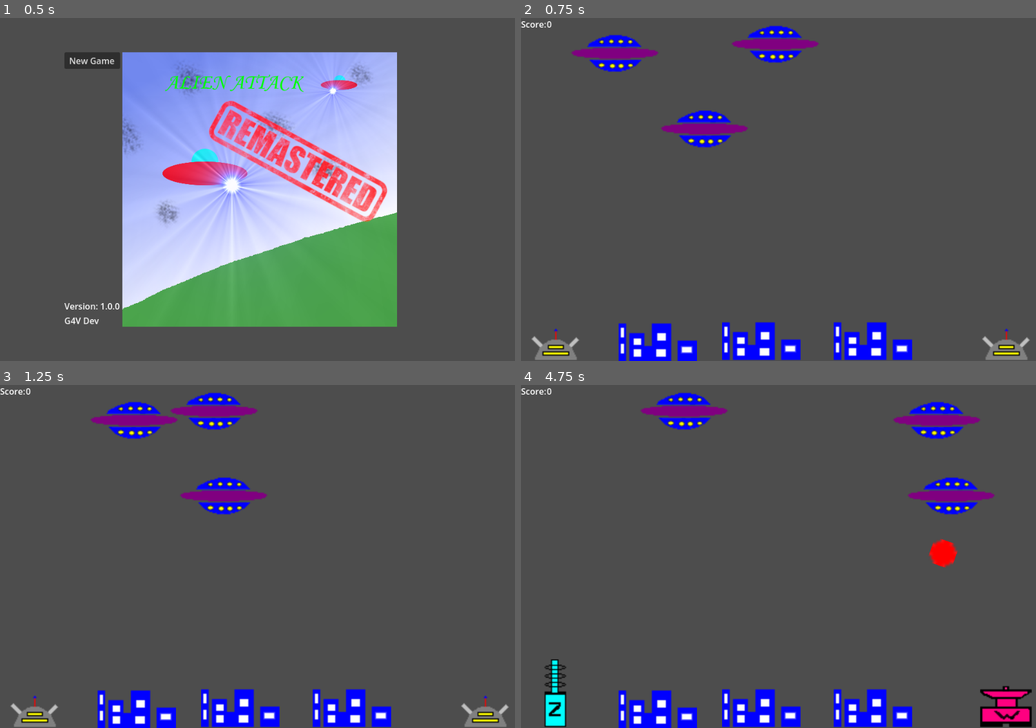
Above: before the commit, frames 1-4 (two rows, left to right).
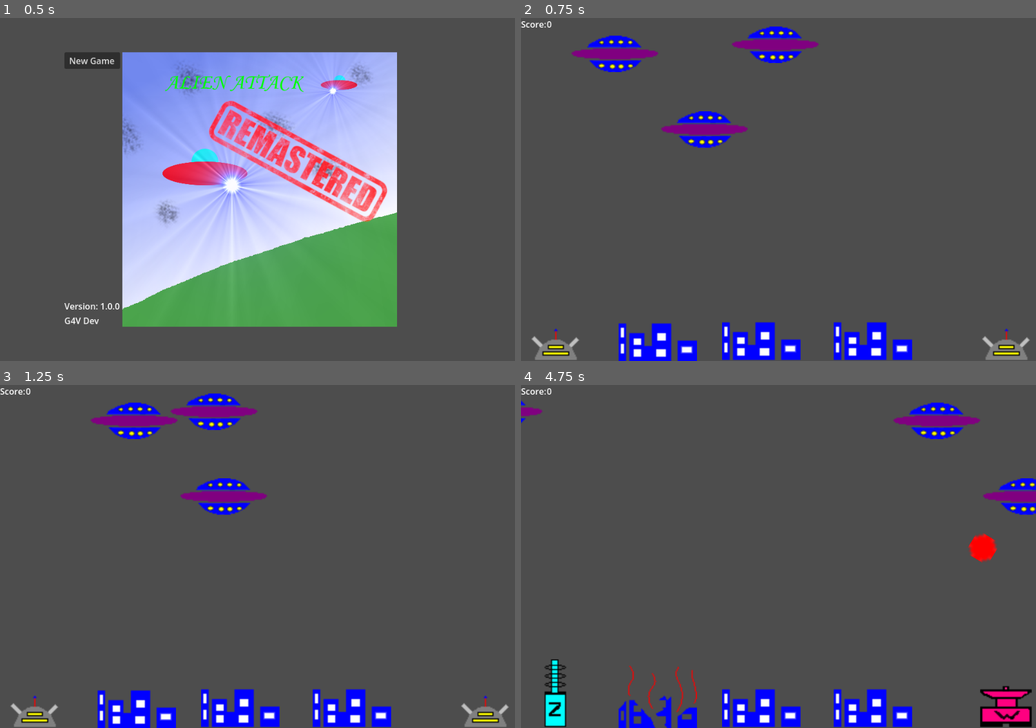
Above: after the commit, the same moments.

Repository: halkeye/AlienAttackGodot
Game: Godot game, scene res://scenes/main_menu.tscn
The game is run twice, just before and just after one commit, with the same random seed, the same clock (stepped at 60 frames per second) and the same inputs.
Inputs (mouse positions are in pixels of both pictures, inside the frame that each line leads up to):
- Up to frame 1 (0.5 s): no input
- Up to frame 2 (0.75 s): click "New Game" at 0.5 s
- Up to frame 3 (1.25 s): no input
- Up to frame 4 (4.75 s): click (557, 693) at 1.25 s; click (1005, 693) at 2 s; click (557, 693) at 2.75 s; click (1005, 693) at 3.5 s; click (557, 693) at 4.25 s

Frame 1 is identical in both runs. In frame 2, 1.0% of the frame differs, in the area x 9-58%, y 2-38%; in frame 3, 1.0%; in frame 4, 4.6%, in the area x 0-100%, y 2-100%.

Commit message:
Big big cleanup
* UFOs now handle going off screen themselves
* Switch over most things to being an area2d, so no sliding physics, just if it hits or not
* move scripts to scripts directory for easier scene switching
* Add in all ufo state images

Diff:
--- a/scenes/bullet.gd
+++ /dev/null
@@ -1,32 +0,0 @@
-extends CharacterBody2D
-class_name Bullet
-
-@export var damage: int = 1
-
-# Called when the node enters the scene tree for the first time.
-func _ready():
-	pass # Replace with function body.
-
-# Called every frame. 'delta' is the elapsed time since the previous frame.
-func _process(delta):
-	pass
-
-var speed = 750
-
-func start(_position, _direction):
-	rotation = _direction
-	position = _position
-	velocity = Vector2(speed, 0).rotated(rotation)
-
-func _physics_process(delta):
-	var collision = move_and_collide(velocity * delta)
-	if collision:
-		if collision.get_collider().has_method("damage"):
-			collision.get_collider().damage(damage)
-		queue_free()
-
-func _on_visible_on_screen_notifier_2d_screen_exited():
-	queue_free()
-
-func _to_string():
-	return "<CharacterBody2D position="+str(position)+" velocity="+str(velocity)+" rotation="+str(rotation)+">"
--- a/scenes/bullet.tscn
+++ b/scenes/bullet.tscn
@@ -1,14 +1,14 @@
 [gd_scene load_steps=4 format=3 uid="uid://c1sg61qpco36d"]
 
 [ext_resource type="Texture2D" uid="uid://l4wxq3lxuvcr" path="res://sprites/Bullet.PNG" id="1_3bvqv"]
-[ext_resource type="Script" path="res://scenes/bullet.gd" id="1_fsaam"]
+[ext_resource type="Script" path="res://scripts/bullet.gd" id="1_ohaky"]
 
 [sub_resource type="CircleShape2D" id="CircleShape2D_eh6la"]
 radius = 4.0
 
-[node name="bullet" type="CharacterBody2D"]
+[node name="bullet" type="Area2D"]
 collision_mask = 2
-script = ExtResource("1_fsaam")
+script = ExtResource("1_ohaky")
 
 [node name="Bullet" type="Sprite2D" parent="."]
 scale = Vector2(6, 6)
@@ -19,4 +19,5 @@
 [node name="CollisionShape2D" type="CollisionShape2D" parent="."]
 shape = SubResource("CircleShape2D_eh6la")
 
+[connection signal="area_entered" from="." to="." method="_on_area_entered"]
 [connection signal="screen_exited" from="VisibleOnScreenNotifier2D" to="." method="_on_visible_on_screen_notifier_2d_screen_exited"]
--- a/scenes/city.tscn
+++ b/scenes/city.tscn
@@ -1,15 +1,15 @@
 [gd_scene load_steps=4 format=3 uid="uid://diqwmmt6lahvb"]
 
+[ext_resource type="Script" path="res://scripts/city.gd" id="1_2h8wi"]
 [ext_resource type="Texture2D" uid="uid://5rr4fhfeon6k" path="res://sprites/City.png" id="1_rpra2"]
-[ext_resource type="Script" path="res://scenes/city.gd" id="1_v8tpo"]
 
 [sub_resource type="RectangleShape2D" id="RectangleShape2D_vw8vn"]
 size = Vector2(74, 42)
 
-[node name="City" type="CharacterBody2D"]
+[node name="City" type="Area2D"]
 collision_layer = 4
 collision_mask = 0
-script = ExtResource("1_v8tpo")
+script = ExtResource("1_2h8wi")
 
 [node name="Sprite" type="Sprite2D" parent="."]
 texture = ExtResource("1_rpra2")
--- a/scenes/main.tscn
+++ b/scenes/main.tscn
@@ -1,6 +1,6 @@
-[gd_scene load_steps=8 format=3 uid="uid://g0jaoevp4k4b"]
+[gd_scene load_steps=7 format=3 uid="uid://g0jaoevp4k4b"]
 
-[ext_resource type="Script" path="res://scenes/main.gd" id="1_1xagb"]
+[ext_resource type="Script" path="res://scripts/main.gd" id="1_ygm3h"]
 [ext_resource type="PackedScene" uid="uid://diqwmmt6lahvb" path="res://scenes/city.tscn" id="2_7k887"]
 [ext_resource type="PackedScene" uid="uid://c1sg61qpco36d" path="res://scenes/bullet.tscn" id="2_j6tu8"]
 [ext_resource type="PackedScene" uid="uid://dc24bqyqq7dn4" path="res://scenes/ufo.tscn" id="2_mxiys"]
@@ -12,13 +12,9 @@
 }
 point_count = 2
 
-[sub_resource type="RectangleShape2D" id="RectangleShape2D_dwpw8"]
-size = Vector2(20, 719.5)
-
-[node name="Node2D" type="Node2D" node_paths=PackedStringArray("ufos")]
-script = ExtResource("1_1xagb")
+[node name="Node2D" type="Node2D"]
+script = ExtResource("1_ygm3h")
 bullet_scene = ExtResource("2_j6tu8")
-ufos = [NodePath("UFO1"), NodePath("UFO2"), NodePath("UFO3")]
 
 [node name="Score" type="Node" parent="."]
 
@@ -35,27 +31,27 @@
 text = "0
 "
 
-[node name="City1" parent="." instance=ExtResource("2_7k887")]
+[node name="City1" parent="." groups=["cities"] instance=ExtResource("2_7k887")]
 position = Vector2(182, 524)
 scale = Vector2(2, 2)
 
-[node name="City2" parent="." instance=ExtResource("2_7k887")]
+[node name="City2" parent="." groups=["cities"] instance=ExtResource("2_7k887")]
 position = Vector2(375, 522)
 scale = Vector2(2, 2)
 
-[node name="City3" parent="." instance=ExtResource("2_7k887")]
+[node name="City3" parent="." groups=["cities"] instance=ExtResource("2_7k887")]
 position = Vector2(583, 522)
 scale = Vector2(2, 2)
 
-[node name="UFO1" parent="." instance=ExtResource("2_mxiys")]
+[node name="UFO1" parent="." groups=["ufos"] instance=ExtResource("2_mxiys")]
 position = Vector2(150, 67)
 scale = Vector2(2, 2)
 
-[node name="UFO2" parent="." instance=ExtResource("2_mxiys")]
+[node name="UFO2" parent="." groups=["ufos"] instance=ExtResource("2_mxiys")]
 position = Vector2(317, 208)
 scale = Vector2(2, 2)
 
-[node name="UFO3" parent="." instance=ExtResource("2_mxiys")]
+[node name="UFO3" parent="." groups=["ufos"] instance=ExtResource("2_mxiys")]
 position = Vector2(499, 50)
 scale = Vector2(2, 2)
 
@@ -69,37 +65,18 @@
 [node name="PathFollow2D" type="PathFollow2D" parent="UFOTargetPath"]
 position = Vector2(128, 576)
 
-[node name="Weapon" parent="." instance=ExtResource("4_edgso")]
+[node name="Weapon" parent="." groups=["weapons"] instance=ExtResource("4_edgso")]
 offset_left = 16.0
 offset_top = 512.0
 offset_right = 64.0
 offset_bottom = 575.0
 scale = Vector2(2, 2)
 
-[node name="Weapon2" parent="." instance=ExtResource("4_edgso")]
+[node name="Weapon2" parent="." groups=["weapons"] instance=ExtResource("4_edgso")]
 offset_left = 856.0
 offset_top = 512.0
 offset_right = 904.0
 offset_bottom = 575.0
 scale = Vector2(2, 2)
 
-[node name="LeftWall" type="Area2D" parent="."]
-collision_layer = 15
-collision_mask = 15
-
-[node name="CollisionShape2D" type="CollisionShape2D" parent="LeftWall"]
-position = Vector2(0, 280)
-shape = SubResource("RectangleShape2D_dwpw8")
-
-[node name="RightWall" type="Area2D" parent="."]
-collision_layer = 15
-collision_mask = 15
-
-[node name="CollisionShape2D" type="CollisionShape2D" parent="RightWall"]
-position = Vector2(960, 288)
-shape = SubResource("RectangleShape2D_dwpw8")
-
-[connection signal="health_depleted" from="UFO1" to="." method="_on_ufo_health_depleted"]
 [connection signal="timeout" from="UFOFireTimer" to="." method="_on_ufo_fire_timer_timeout"]
-[connection signal="body_entered" from="LeftWall" to="." method="_on_left_wall_body_entered"]
-[connection signal="body_entered" from="RightWall" to="." method="_on_right_wall_body_entered"]
--- a/scenes/main_menu.tscn
+++ b/scenes/main_menu.tscn
@@ -1,6 +1,6 @@
 [gd_scene load_steps=3 format=3 uid="uid://by53gn62dlhjt"]
 
-[ext_resource type="Script" path="res://scenes/main_menu.gd" id="1_777h8"]
+[ext_resource type="Script" path="res://scripts/main_menu.gd" id="1_777h8"]
 [ext_resource type="Texture2D" uid="uid://dsm30pxk170dw" path="res://artwork/splash/SplashRemastered.png" id="2_htqyp"]
 
 [node name="MainMenu" type="MarginContainer"]
--- /dev/null
+++ b/scenes/test/test_ufos.tscn
@@ -0,0 +1,11 @@
+[gd_scene load_steps=3 format=3 uid="uid://brkik230ark7q"]
+
+[ext_resource type="Script" path="res://scripts/main.gd" id="1_kvj65"]
+[ext_resource type="PackedScene" uid="uid://dc24bqyqq7dn4" path="res://scenes/ufo.tscn" id="2_7s2um"]
+
+[node name="TestUfos" type="Node2D"]
+script = ExtResource("1_kvj65")
+
+[node name="UFO1" parent="." groups=["ufos"] instance=ExtResource("2_7s2um")]
+position = Vector2(150, 67)
+scale = Vector2(2, 2)
--- a/scenes/ufo.tscn
+++ b/scenes/ufo.tscn
@@ -1,22 +1,44 @@
-[gd_scene load_steps=4 format=3 uid="uid://dc24bqyqq7dn4"]
+[gd_scene load_steps=7 format=3 uid="uid://dc24bqyqq7dn4"]
 
-[ext_resource type="Script" path="res://scenes/ufo.gd" id="1_xsc54"]
-[ext_resource type="Texture2D" uid="uid://c6ucnqhk06606" path="res://sprites/UFO.png" id="2_eiiit"]
+[ext_resource type="Script" path="res://scripts/ufo.gd" id="1_aav8l"]
+[ext_resource type="Texture2D" uid="uid://c6ucnqhk06606" path="res://sprites/ufo/ufo.png" id="2_adu61"]
+[ext_resource type="Texture2D" uid="uid://bhh6wls5np1ja" path="res://sprites/ufo/burn.png" id="3_u4t8o"]
+[ext_resource type="Texture2D" uid="uid://dutnfcox0gryp" path="res://sprites/ufo/exploded.png" id="4_a3rep"]
+[ext_resource type="Texture2D" uid="uid://bwh7ovltugoyo" path="res://sprites/ufo/zapped.png" id="5_2u2yt"]
 
 [sub_resource type="CapsuleShape2D" id="CapsuleShape2D_12iq2"]
 radius = 17.0
 height = 82.0
 
-[node name="UFO" type="CharacterBody2D"]
+[node name="UFO" type="Area2D"]
 collision_layer = 2
 collision_mask = 0
-motion_mode = 1
-wall_min_slide_angle = 0.0
-script = ExtResource("1_xsc54")
+script = ExtResource("1_aav8l")
 
 [node name="CollisionShape2D" type="CollisionShape2D" parent="."]
 rotation = 1.5708
 shape = SubResource("CapsuleShape2D_12iq2")
 
-[node name="Sprite" type="Sprite2D" parent="."]
-texture = ExtResource("2_eiiit")
+[node name="VisibleOnScreenNotifier2D" type="VisibleOnScreenNotifier2D" parent="."]
+position = Vector2(-41, -0.500001)
+scale = Vector2(4.1, 1.75)
+rect = Rect2(0, -10, 20, 20)
+
+[node name="Ufo" type="Sprite2D" parent="."]
+texture = ExtResource("2_adu61")
+
+[node name="Burn" type="Sprite2D" parent="."]
+visible = false
+texture = ExtResource("3_u4t8o")
+
+[node name="Exploded" type="Sprite2D" parent="."]
+visible = false
+texture = ExtResource("4_a3rep")
+
+[node name="Zapped" type="Sprite2D" parent="."]
+visible = false
+position = Vector2(0, -1)
+texture = ExtResource("5_2u2yt")
+
+[connection signal="area_entered" from="." to="." method="_on_area_entered"]
+[connection signal="screen_exited" from="VisibleOnScreenNotifier2D" to="." method="_on_visible_on_screen_notifier_2d_screen_exited"]
--- a/scenes/weapon.tscn
+++ b/scenes/weapon.tscn
@@ -1,6 +1,6 @@
 [gd_scene load_steps=3 format=3 uid="uid://bqlch05ol3ig3"]
 
-[ext_resource type="Script" path="res://scenes/weapon.gd" id="1_vchuq"]
+[ext_resource type="Script" path="res://scripts/weapon.gd" id="1_vchuq"]
 [ext_resource type="Texture2D" uid="uid://ciao30641xgpe" path="res://sprites/weapons/Basic Gun.png" id="1_y6p8q"]
 
 [node name="Weapon" type="TextureButton"]
--- /dev/null
+++ b/scripts/bullet.gd
@@ -0,0 +1,31 @@
+extends Area2D
+class_name Bullet
+
+@export var damage: int = 1
+@export var speed: int = 750
+
+var velocity: Vector2 = Vector2.ZERO
+
+func _ready():
+	pass
+
+func _process(delta):
+	position += velocity * delta
+
+func start(pos, dir):
+	rotation = dir
+	position = pos
+	velocity = Vector2(speed, 0).rotated(rotation)
+
+func _on_visible_on_screen_notifier_2d_screen_exited():
+	queue_free()
+
+func _to_string():
+	return "<CharacterBody2D position="+str(position)+" velocity="+str(velocity)+" rotation="+str(rotation)+">"
+
+func _on_area_entered(area):
+	if area.is_in_group("ufos"):
+		area.damage(damage)
+	if area.is_in_group("cities"):
+		area.damage(damage)
+	queue_free()
--- a/scenes/city.gd
+++ b/scripts/city.gd
@@ -1,8 +1,8 @@
-extends CharacterBody2D
+extends Area2D
 
 @export_group("Health")
-@export var health: int = 3 : set=set_health
-@export var max_health:int = 3
+@export var health: int = 1 : set=set_health
+@export var max_health:int = 1
 
 @onready var image = preload("res://sprites/City.png")
 @onready var dead_image = preload("res://sprites/CityDie.png")
@@ -23,6 +23,5 @@
 func damage(amount: int = 1):
 	health -= amount
 
-# Called every frame. 'delta' is the elapsed time since the previous frame.
-func _process(delta):
+func _process(_delta):
 	pass
--- a/scenes/main.gd
+++ b/scripts/main.gd
@@ -1,9 +1,14 @@
 extends Node2D
 
 @export var bullet_scene: PackedScene
-@export var ufos : Array[UFO] = []
+
+#@onready var ufos : Array[Node] = get_tree().get_nodes_in_group("ufos")
 
 var score = 0
+
+@onready var screensize = get_viewport_rect().size
+
+@onready var scoreLabel = $"Score/Value"
 
 func _ready():
 #	var viewport = get_viewport_rect()
@@ -15,34 +20,21 @@
 #	$"RightWall/CollisionShape2D".shape.size.x = 4
 #	$"RightWall/CollisionShape2D".shape.size.y = viewport.size.y
 #	$"RightWall/CollisionShape2D".position.x = viewport.size.x - 2
-#	$"RightWall/CollisionShape2D".position.y = viewport.size.y / 2
-	for ufo in ufos:
+#	$"RightWall/CollisionShape2D".position.y = viewport.size.y / 2+
+	for ufo in get_tree().get_nodes_in_group("ufos"):
 		ufo.health_depleted.connect(_on_ufo_health_depleted)
-	pass # Replace with function body.
 
-func _process(delta):
-	$"Score/Value".text = str(score)
-	pass
-
-func _on_right_wall_body_entered(body):
-	if body.has_method("on_wall_hit"):
-		body.on_wall_hit()
-
-	if body is UFO:
-		body.reverse()
-
-func _on_left_wall_body_entered(body):
-	if body is UFO:
-		body.reverse()
+func _process(_delta):
+	if scoreLabel:
+		scoreLabel.text = str(score)
 
 func _unhandled_input(event):
 	if event is InputEventMouseButton:
 		if event.button_index == MOUSE_BUTTON_LEFT:
 			if event.pressed:
-				print("_unhandled_input.event: ", event)
 				var mouse_position = get_global_mouse_position()
-				$Weapon.fire(bullet_scene, get_global_mouse_position())
-				$Weapon2.fire(bullet_scene, get_global_mouse_position())
+				$Weapon.fire(bullet_scene, mouse_position)
+				$Weapon2.fire(bullet_scene, mouse_position)
 
 	if event is InputEventScreenTouch:
 		if event.pressed:
@@ -51,24 +43,21 @@
 			print("screen was released")
 
 
-func _on_weapon_input_event(viewport, event, shape_idx):
-	print("_on_weapon_input_event.event: ", event)
-	print("_on_weapon_input_event.shape_idx: ", shape_idx)
+func _on_weapon_input_event(_viewport, event, _shape_idx):
 	if event.is_action_pressed("switch"):
 		$Weapon.gun_type = $Weapon.gun_type + 1
 		$Weapon2.gun_type = $Weapon2.gun_type + 1
 
 
 func _on_ufo_fire_timer_timeout():
+	var ufos = get_tree().get_nodes_in_group("ufos")
 	if len(ufos) == 0:
 		## there should never be no ufos normally, but guard incase
 		return
 
 	var ufo = ufos[randi_range(0, len(ufos)-1)]
 	$UFOTargetPath/PathFollow2D.progress_ratio = randf()
-	var bullet = ufo.fire(bullet_scene, $UFOTargetPath/PathFollow2D.position)
+	ufo.fire(bullet_scene, $UFOTargetPath/PathFollow2D.position)
 
 func _on_ufo_health_depleted(ufo: UFO):
-	var idx = ufos.find(ufo)
-	ufos.remove_at(idx)
 	score += 1
--- a/scenes/ufo.gd
+++ b/scripts/ufo.gd
@@ -1,24 +1,23 @@
-extends CharacterBody2D
+extends Area2D
 class_name UFO
 
 @export_group("Health")
 @export var health: int = 1 : set=set_health
 @export var max_health:int = 1
 
+@onready var screensize = get_viewport_rect().size
+
 signal health_depleted(ufo: UFO)
 
-const image = preload("res://sprites/UFO.png")
-const dead_image = preload("res://sprites/UFOBoom.png")
-
 var speed = 150
+var velocity = Vector2.ZERO
 
 # Called when the node enters the scene tree for the first time.
 func _ready():
 	health = max_health
-	$Sprite.set_texture(image)
+	show_sprite($Ufo)
 	if randi_range(0, 1) == 0:
 		speed = -1 * speed
-
 	velocity = Vector2(speed, 0)
 
 func start(_position, _direction):
@@ -26,19 +25,17 @@
 	position = _position
 	velocity = Vector2(speed, 0).rotated(rotation)
 
-func _physics_process(delta):
-	var collision = move_and_collide(velocity * delta)
-	if collision:
-		velocity = velocity.bounce(collision.get_normal())
-		if collision.get_collider().has_method("hit"):
-			collision.get_collider().hit()
+func _physics_process(_delta):
+	pass
+
+func _process(delta):
+	position.x += delta * speed
+	pass
 
 func set_health(value : int) -> void:
 	health = value
 	if (is_dead()):
-		$Sprite.set_texture(dead_image)
-	else:
-		$Sprite.set_texture(image)
+		show_sprite($Exploded)
 
 func damage(amount: int = 1):
 	# if no health yet, cant take damage
@@ -46,7 +43,6 @@
 		health -= amount
 		if is_dead():
 			health_depleted.emit(self)
-
 
 func fire(bullet_scene: PackedScene, pos: Vector2):
 	if is_dead():
@@ -59,15 +55,32 @@
 	get_tree().root.add_child(bullet)
 	return bullet
 
-func _process(delta):
-	pass
-
 func is_dead():
 	return health <= 0
 
-# TODO - rename to wall bounce?
 func reverse():
 	speed = -1 * speed
 	velocity = Vector2(speed, 0)
 	if is_dead():
 		queue_free()
+
+func set_on_fire():
+	show_sprite($Burn)
+
+func is_on_fire():
+	return $Burn.visible
+
+func _on_area_entered(collided_with):
+	if collided_with is UFO:
+		if collided_with.is_on_fire():
+			set_on_fire()
+
+func _on_visible_on_screen_notifier_2d_screen_exited():
+	reverse()
+
+func show_sprite(sprite: Sprite2D):
+	$Ufo.hide()
+	$Burn.hide()
+	$Exploded.hide()
+	$Zapped.hide()
+	sprite.show()
--- a/scenes/weapon.gd
+++ b/scripts/weapon.gd
@@ -18,7 +18,7 @@
 	pass # Replace with function body.
 
 # Called every frame. 'delta' is the elapsed time since the previous frame.
-func _process(delta):
+func _process(_delta):
 	pass
 
 func set_gun_type(type):
Renamed: scenes/main_menu.gd -> scripts/main_menu.gd
Binary file removed: sprites/UFO.png
Binary file added: sprites/ufo/bullet.png
Not shown, changed: sprites/ufo/bullet.png.import
Binary file added: sprites/ufo/burn.png
Not shown, added: sprites/ufo/burn.png.import
Renamed: sprites/UFOBoom.png -> sprites/ufo/exploded.png
Not shown, added: sprites/ufo/exploded.png.import
Binary file added: sprites/ufo/ufo.png
Not shown, changed: sprites/ufo/ufo.png.import
Binary file added: sprites/ufo/zapped.png
Not shown, added: sprites/ufo/zapped.png.import
(and 4 more such lines)
